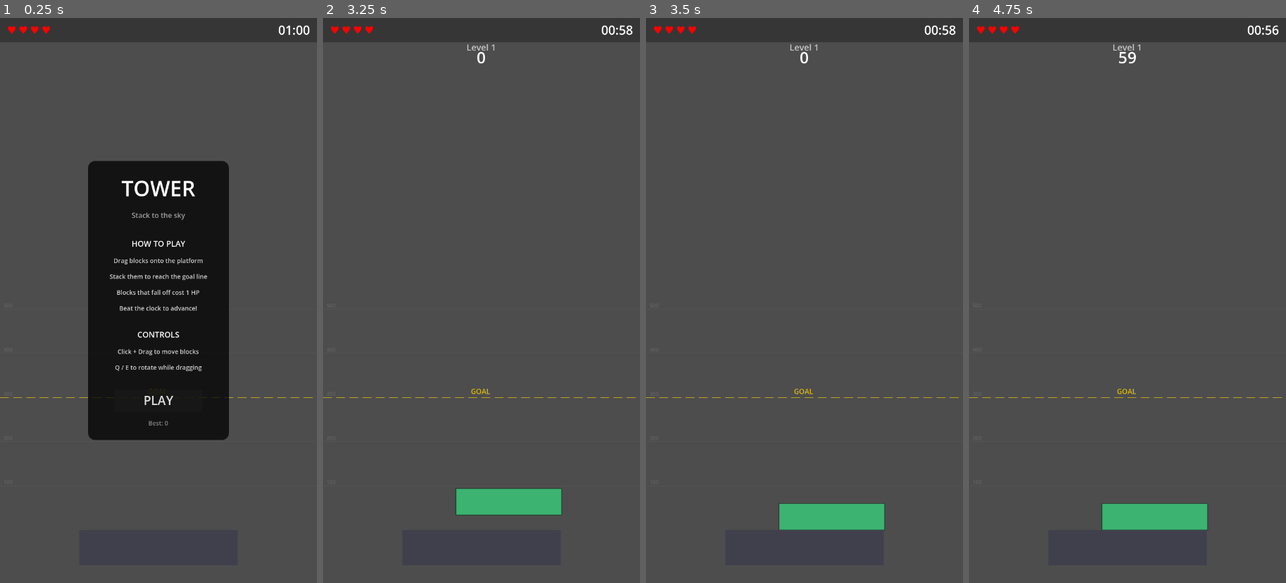
Above: before the commit, frames 1-4 (left to right).
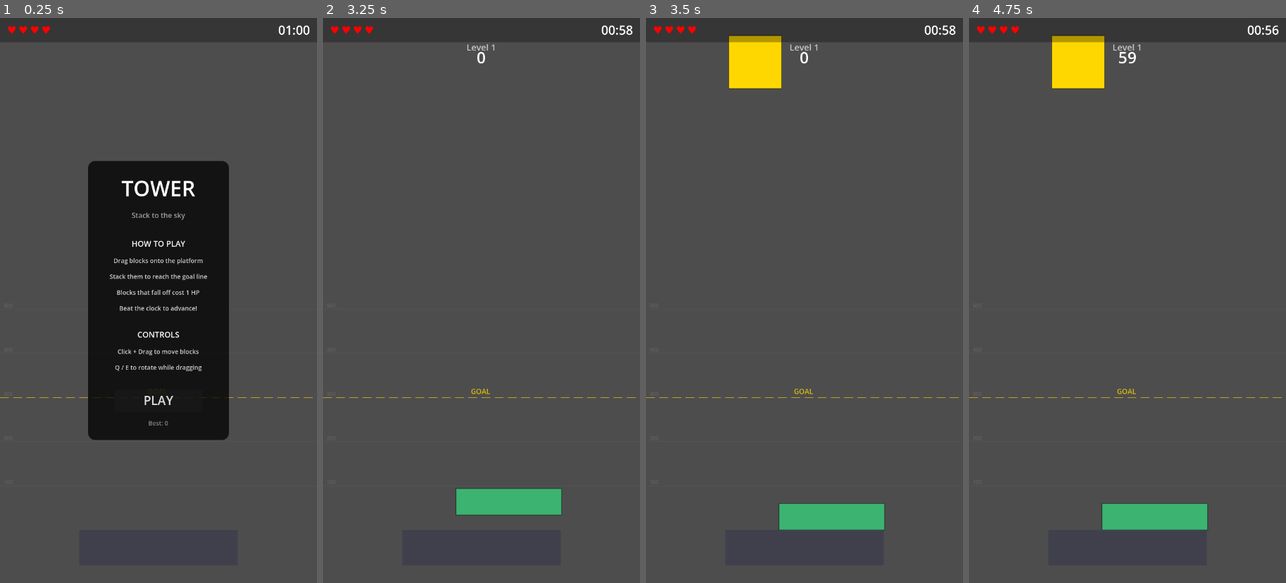
Above: after the commit, the same moments.

Repository: PartlyWhole/ToppleClone
Game: Godot game, scene res://main/main.tscn
The game is run twice, just before and just after one commit, with the same random seed, the same clock (stepped at 60 frames per second) and the same inputs.
Inputs (mouse positions are in pixels of both pictures, inside the frame that each line leads up to):
- Up to frame 1 (0.25 s): no input
- Up to frame 2 (3.25 s): click "PLAY" at 0.5 s; tap Enter at 1.25 s; drag from (491, 63) to (513, 176) at 1.27 s; drag from (418, 328) to (465, 413) at 2.02 s; move the mouse to (513, 176) at 2.77 s; tap Ctrl at 2.85 s; click (513, 176) at 2.92 s
- Up to frame 3 (3.5 s): no input
- Up to frame 4 (4.75 s): drag from (1111, 413) to (1032, 215) at 3.52 s; tap Space at 4.25 s; move the mouse to (1222, 385) at 4.27 s; tap Enter at 4.35 s; click (1222, 385) at 4.42 s

Frames 1-2 are identical in both runs. In frame 3, 1.6% of the frame differs, in the area x 26-43%, y 3-13%; in frame 4, 1.6%.
Error before the commit: Invalid assignment of property or key 'settle_time_override' with value of type 'float' on a base object of type 'RigidBody2D (DraggableBlock)'. (res://feature…

Commit message:
feat: delay spawn when block is above goal, require longer settle
Stop spawning new blocks when any non-spawned block's polygon top
is above the goal line. Blocks must settle below the goal before
new ones appear, preventing premature wins from unsettled towers.

Co-Authored-By: Claude Opus 4.6 (1M context) <noreply@anthropic.com>

Diff:
--- a/features/gameplay/scripts/game_manager.gd
+++ b/features/gameplay/scripts/game_manager.gd
@@ -9,7 +9,6 @@
 const HEIGHT_SCAN_INTERVAL: float = 0.5
 const SPAWN_DELAY: float = 2.0
 const SPAWN_TOP_MARGIN: float = 100.0
-const GOAL_SETTLE_TIME: float = 1.0
 const BASE_TARGET_HEIGHT: float = 300.0
 const HEIGHT_PER_LEVEL: float = 200.0
 
@@ -136,6 +135,8 @@
 
 func _spawn_block() -> void:
 	if _state != State.PLAYING:
+		return
+	if _is_above_goal():
 		return
 	var all_names: Array[StringName] = BlockShapes.get_all_names()
 	if all_names.is_empty():
@@ -180,17 +181,6 @@
 	block.gravity_scale = 1.0
 	block.collision_layer = 1
 	block.collision_mask = 1
-	var goal_y: float = GameplayController.PLATFORM_SURFACE_Y - _get_level_target()
-	if block.position.y <= goal_y:
-		block.settle_time_override = GOAL_SETTLE_TIME
-		block.placed.connect(_on_goal_block_placed, CONNECT_ONE_SHOT)
-	else:
-		get_tree().create_timer(SPAWN_DELAY).timeout.connect(_spawn_block)
-
-
-func _on_goal_block_placed() -> void:
-	if _state != State.PLAYING:
-		return
 	get_tree().create_timer(SPAWN_DELAY).timeout.connect(_spawn_block)
 
 
@@ -251,6 +241,21 @@
 	_current_block = null
 
 
+func _is_above_goal() -> bool:
+	var goal_y: float = GameplayController.PLATFORM_SURFACE_Y - _get_level_target()
+	for child: Node in _block_container.get_children():
+		if not (child is DraggableBlock):
+			continue
+		var block: DraggableBlock = child as DraggableBlock
+		if block == _current_block:
+			continue
+		if not is_instance_valid(block):
+			continue
+		if block.get_top_y() <= goal_y:
+			return true
+	return false
+
+
 func _is_out_of_bounds(block: DraggableBlock) -> bool:
 	var margin: float = GameplayController.OUT_OF_BOUNDS_MARGIN
 	var pos: Vector2 = block.position
